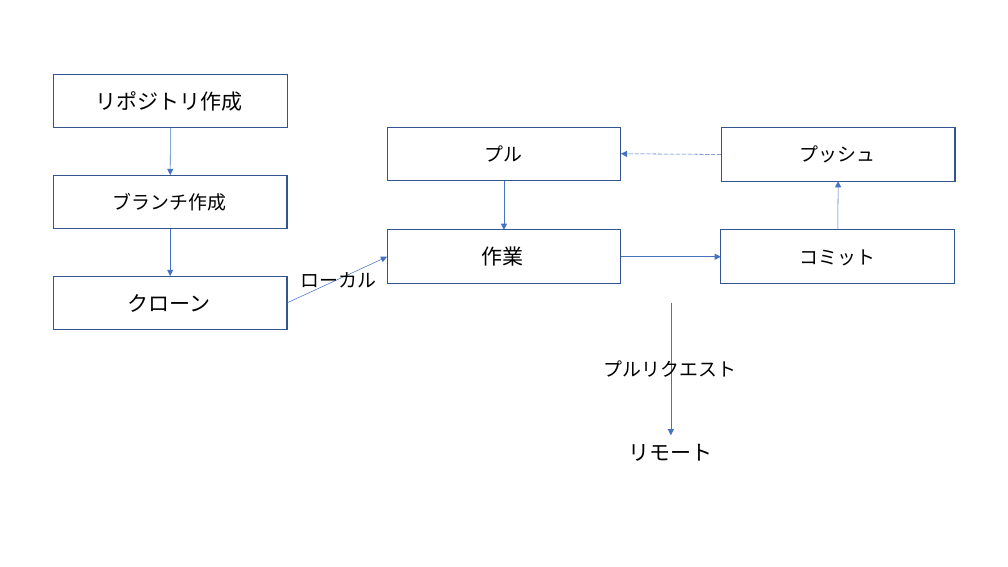
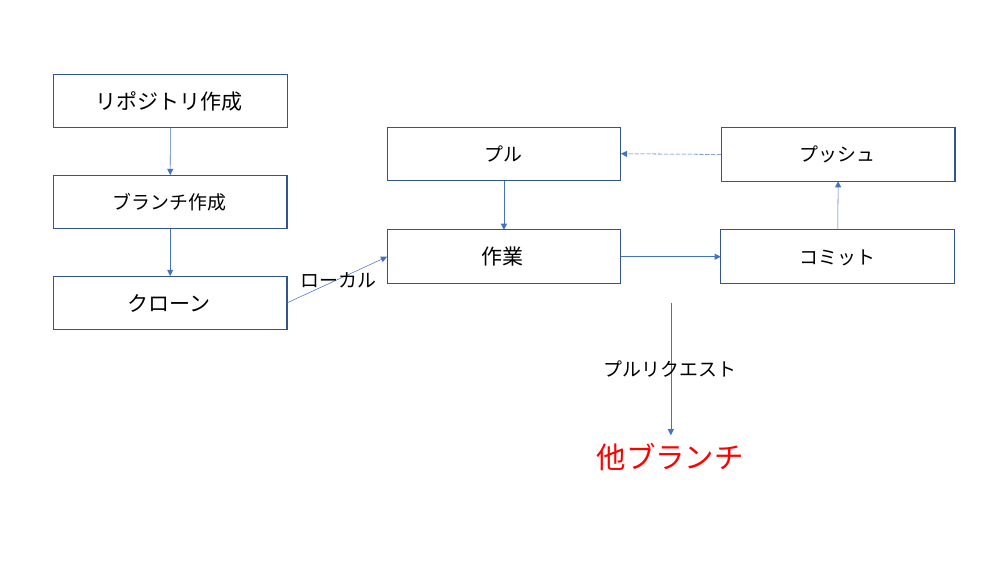
Before and after one commit to SPcurrent/GitHub-Description, a slide deck: slide 18 of description.pptx. Drawn at 1008x567 pixels with LibreOffice and Linux fonts; fonts in the diff are those of the drawing. Boxes give left, top, right and bottom in pixels: in the first picture for what was removed or moved away, otherwise in the second. Text is boxed around its words. In the diff, an @@ line names an element or a change of style, - is before the commit and + after.

```diff
--- a/description.pptx
+++ b/description.pptx
@@ text at (597,443,744,471): text changed; size 20 to 28 pt; text colour #000000 to #FF0000 @@
-リモート
+他ブランチ
```
Also in this commit, not shown: 1 other file.
